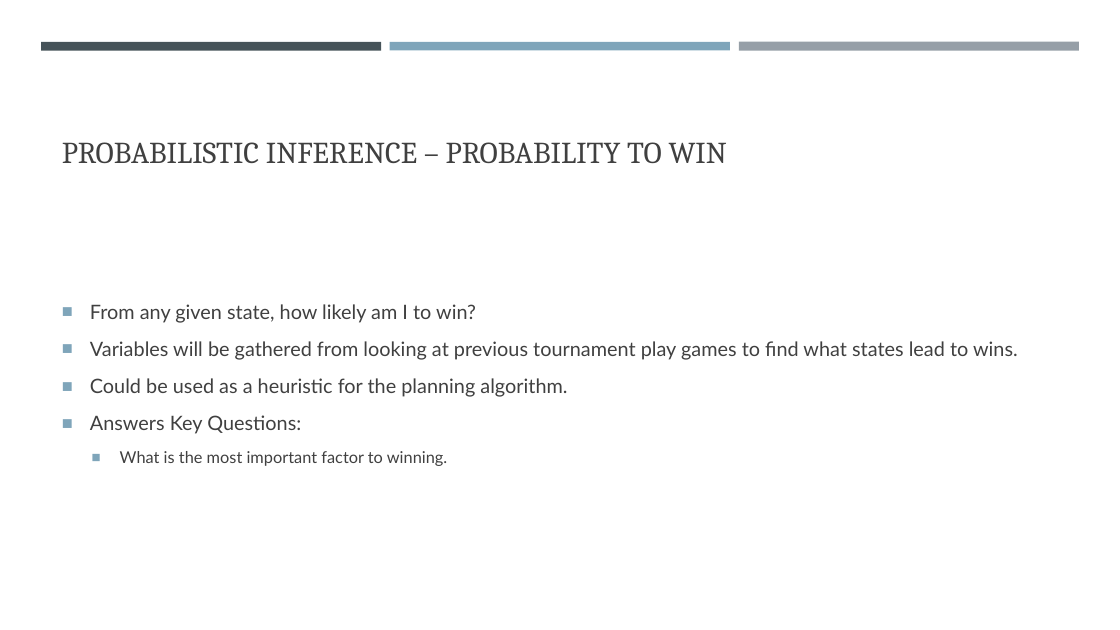
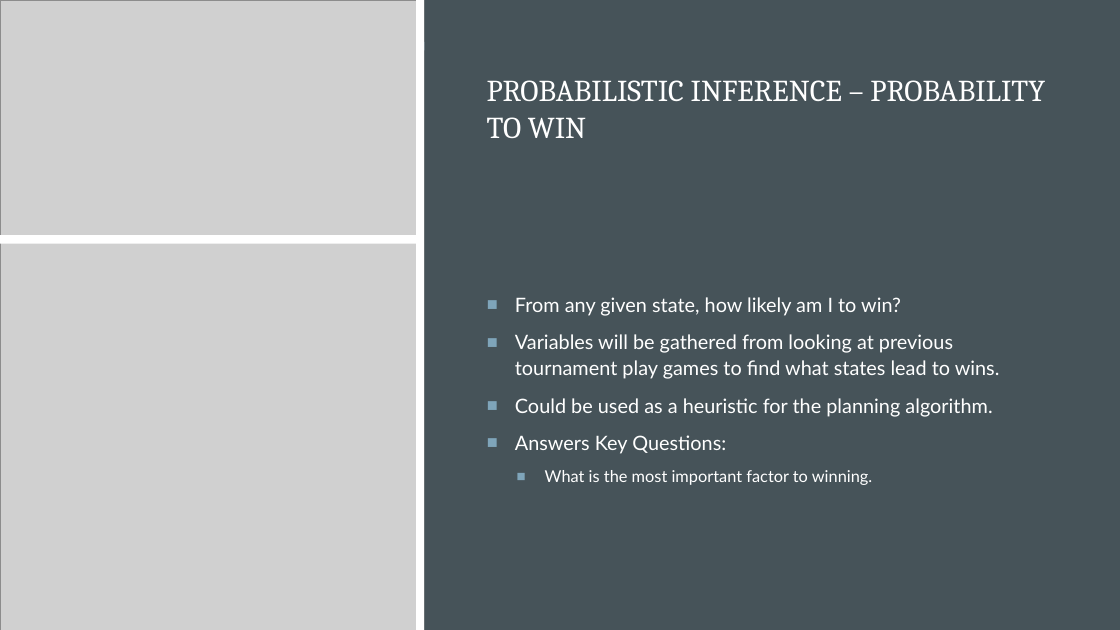
Before and after one commit to NicholasTillo/Gitaxian-Probe, a slide deck: slide 4 of problem_formulation.pptx. Drawn at 1120x630 pixels with LibreOffice and Linux fonts; fonts in the diff are those of the drawing; grey boxes stand for pictures. Boxes give left, top, right and bottom in pixels: in the first picture for what was removed or moved away, otherwise in the second. Text is boxed around its words. In the diff, an @@ line names an element or a change of style, - is before the commit and + after.

Commit message:
Added photos and finished powerpoint

```diff
--- a/problem_formulation.pptx
+++ b/problem_formulation.pptx
@@ background #FFFFFF to #000000 @@
@@ picture added at (0, 0, 421, 239) @@
@@ rectangle added at (416, 0, 424, 630), fill #FFFFFF @@
@@ rectangle added at (424, 0, 1120, 630), fill #465359 @@
@@ rectangle removed at (41, 42, 381, 50) @@
@@ title "PROBABILISTIC INFERENCE – PROBABILITY TO ...": place and size @@
-title "PROBABILISTIC INFERENCE – PROBABILITY TO ..." at (62, 142, 727, 163)
+title "PROBABILISTIC INFERENCE – PROBABILITY TO ..." at (487, 80, 1045, 138)
@@ title "PROBABILISTIC INFERENCE – PROBABILITY TO ..." at (487, 80, 1045, 138): text colour #404040 to #FFFFFF; vertical alignment bottom to middle @@
@@ rectangle removed at (739, 42, 1079, 51) @@
@@ text "From any given state, how ...": place and size @@
-text "From any given state, how ..." at (90, 304, 1018, 466)
+text "From any given state, how ..." at (515, 297, 1000, 485)
@@ text "From any given state, how ..." at (515, 297, 1000, 485): text colour #404040 to #FFFFFF @@
@@ picture added at (0, 239, 419, 630) @@
@@ rectangle added at (0, 235, 421, 244), fill #FFFFFF @@
```
Also in this commit, not shown: 4 other slides changed, 13 other files.
